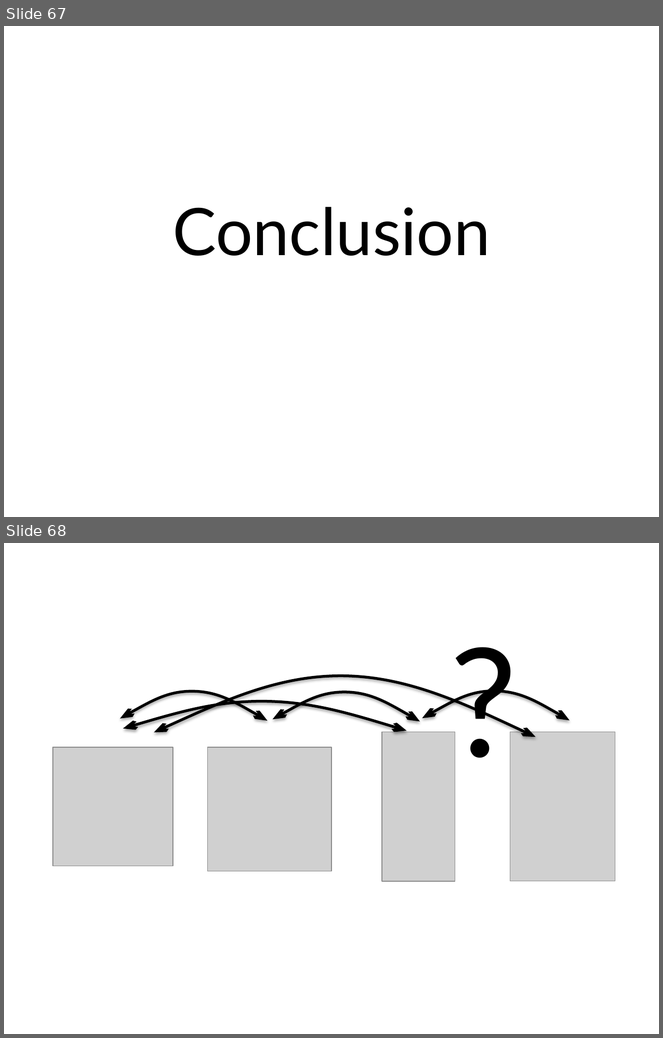
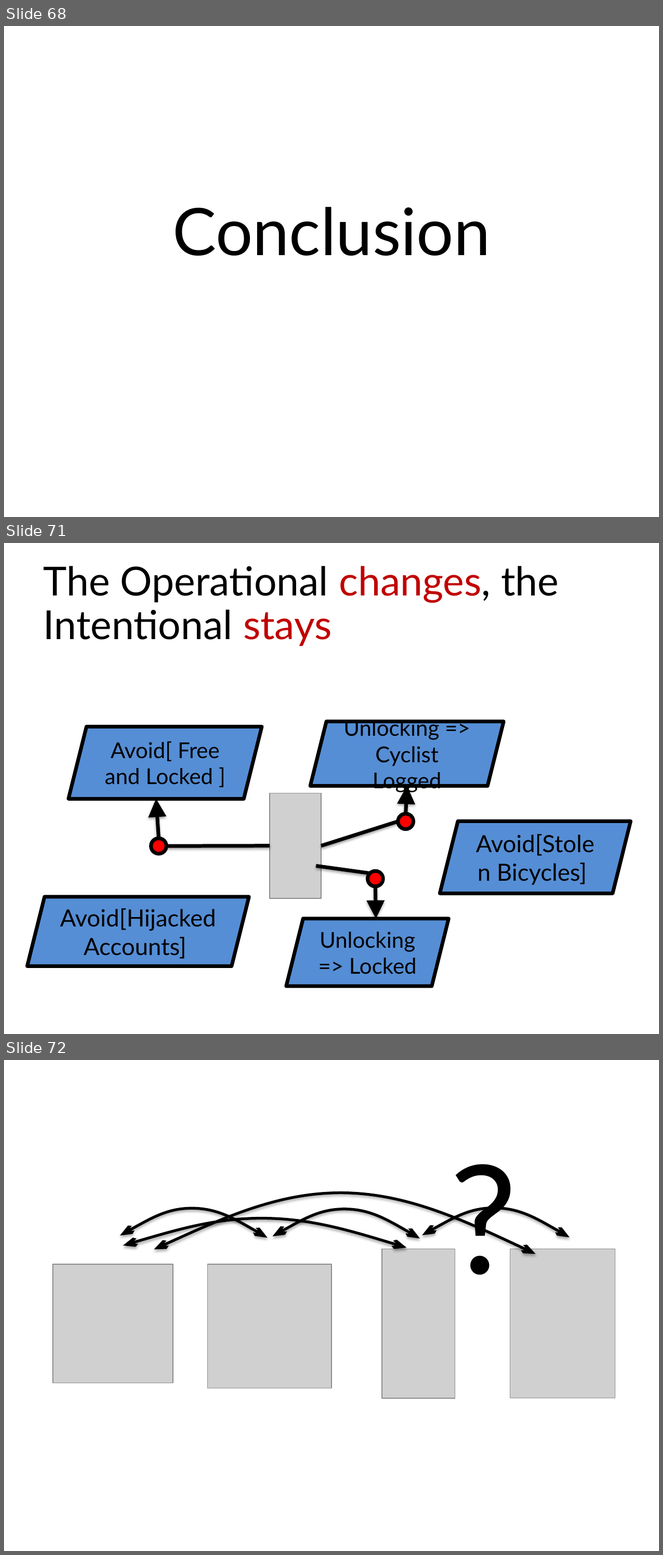
Before and after one commit to blambeau/phd, a slide deck: public-defense/slides.pptx. Shown one above the other, each under a label of ours: slides 67 and 68 before the commit, slides 68, 71 and 72 after it; the slides between them are not shown. The pictures are 663x1038 and 663x1555 pixels, drawn with LibreOffice and Linux fonts; fonts in the diff are those of the drawing; grey boxes stand for pictures. Boxes give left, top, right and bottom in pixels: in the first picture for what was removed or moved away, otherwise in the second. Text is boxed around its words. In the diff, an @@ line names an element or a change of style, - is before the commit and + after.

```diff
--- a/public-defense/slides.pptx
+++ b/public-defense/slides.pptx
@@ slide 71 added at (x1=4, y1=543, x2=659, y2=1034), background #FFFFFF @@
@@ title added at (x1=44, y1=566, x2=559, y2=646), 44 pt, text #000000 @@
+The Operational changes, the Intentional stays
@@ group added at (x1=68, y1=722, x2=504, y2=987): 3 parallelograms, 3 ellipses, 3 lines, 3 arrows, 1 picture @@
+Unlocking => Cyclist Logged
+Unlocking => Locked
+Avoid[ Free and Locked ]
@@ parallelogram added at (x1=440, y1=822, x2=631, y2=893), fill #558ED5, outline #000000 4 pt, 26 pt, text #000000 @@
+Avoid[Stolen Bicycles]
@@ parallelogram added at (x1=27, y1=897, x2=249, y2=966), fill #558ED5, outline #000000 4 pt, 26 pt, text #000000 @@
+Avoid[Hijacked Accounts]
@@ what was slide 67 is now slide 68 @@
@@ what was slide 68 is now slide 72 @@
```
Also in this commit, not shown: 2 slides changed, 3 other slides added.
